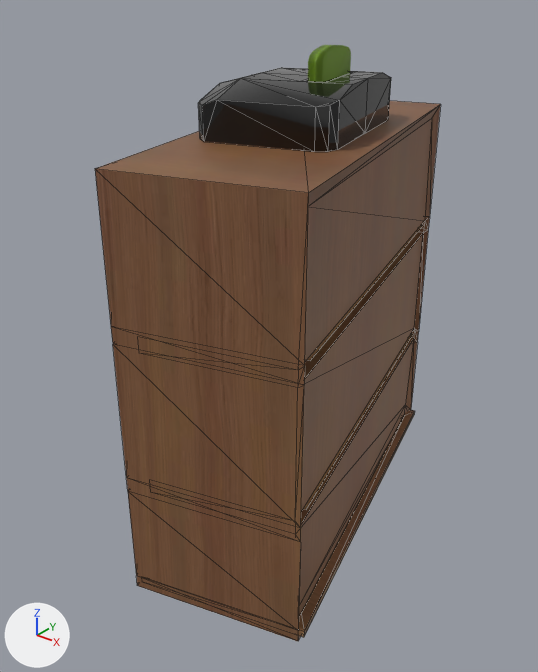
What one commit did to the glTF model objects/MusicCabnet.gltf.
Camera for both pictures: a camera (50 mm lens) standing at (2.756, -0.199, 0.8) and looking at (2.194, 0.503, 0.364). Lighting does not change. The marker at lower left points along +X, +Y and +Z. Mesh edges are drawn as thin lines on the coarser meshes. Where no turn or scale is listed for an object, it has been applied to the vertices. Vertices at the same position are counted once.

Names of what the first picture shows: 'Cabnet', 'Player', 'cartIN'.
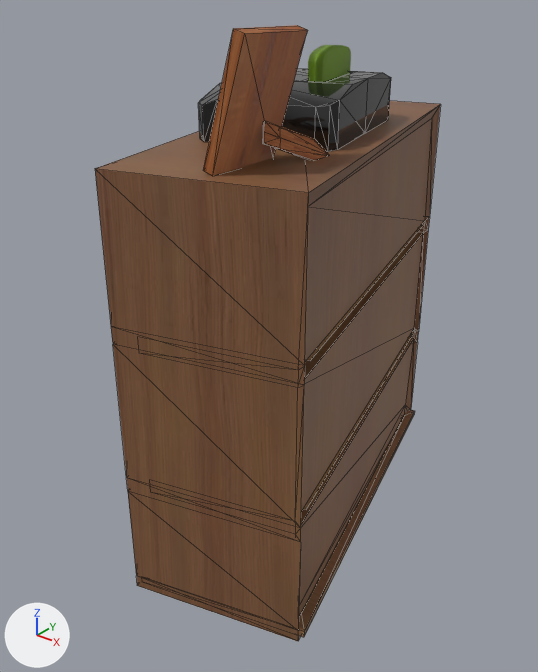
Changed parts and their boxes (x1, y1, x2, y2) in the pictures (538 x 672 px):
'Cabnet', reshaped (14% taller): before (95, 101, 441, 641); after (95, 25, 441, 641)
part 1 of me_cube_004, added (brown): after (263, 121, 329, 160)
part 2 of me_cube_004, added (brown): after (203, 25, 307, 176)

The change, as a diff of the scene's bpy script:
```diff
--- a/objects/MusicCabnet.gltf.py
+++ b/objects/MusicCabnet.gltf.py
@@ img_joey @@
+img_joey = load_image('joey', '_unpacked/joey', 200, 305, 'sRGB')
@@ img_normalmap @@
+img_normalmap = load_image('NormalMap', '_unpacked/NormalMap', 256, 256, 'Non-Color')
@@ img_wood085a_1k_color @@
+img_wood085a_1k_color = load_image('Wood085A_1K_Color', '_unpacked/Wood085A_1K_Color', 256, 256, 'sRGB')
@@ img_wood085a_1k_color_001 @@
+img_wood085a_1k_color_001 = load_image('Wood085A_1K_Color.001', '_unpacked/Wood085A_1K_Color.001', 256, 256, 'Non-Color')
@@ mat_pic @@
+mat_pic = principled_material('pic')
+mat_pic.texture = img_joey
+mat_pic.roughness = 0.0
@@ mat_floorwood_001 @@
+mat_floorwood_001 = bpy.data.materials.new('floorwood.001')
+# uses the picture img_normalmap
+# uses the picture img_wood085a_1k_color
+# uses the picture img_wood085a_1k_color_001
@@ me_cube_004 @@
 # used by ob_cabnet; location = (2.38, 0.593, 0.362); rotation_euler = (0.0, 0.0, -1.309), in degrees (0, 0, -75); scale = (-0.306, 0.306, 0.306)
-me_cube_004.from_pydata(...)  # 88 vertices, 144 faces; spans x -0.88..0.88, y -0.94..-0.19, z -0.88..0.88
+me_cube_004.from_pydata(...)  # 122 vertices, 208 faces; spans x -0.88..0.88, y -0.94..-0.19, z -0.88..1.3
+# me_cube_004 part 1: a new loose piece of 18 vertices spanning x -0.65..-0.4, y -0.47..-0.32, z 0.87..1.02, in mat_floorwood_001
+# me_cube_004 part 2: a new loose piece of 16 vertices spanning x -0.83..-0.49, y -0.59..-0.37, z 0.87..1.3
 me_cube_004.materials.append(mat_cabnetwood)
 me_cube_004.materials.append(mat_cover)
+me_cube_004.materials.append(mat_pic)  # picture img_joey
+me_cube_004.materials.append(mat_floorwood_001)
```
